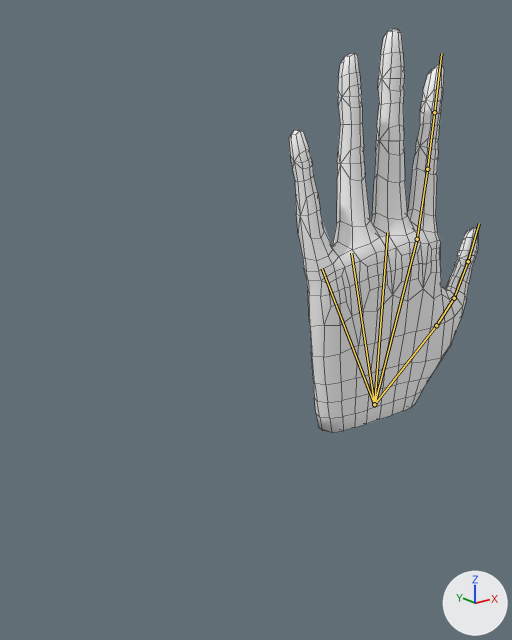
An edit to the FBX model ContiMeta/Assets/TutorialRoom/Animation/Menu.fbx, drawn before and after from the same camera.
Camera for both pictures: a 50 mm lens placed at (-12.53, -10.91, 7.89), pointed at (-2.77, 1.29, 3.01). Every picture has the same lights, and +X, +Y and +Z are marked at lower right. The bones that change are drawn over the model as lines. Mesh edges are drawn as thin lines.

The first picture shows 'Hand_Final'.
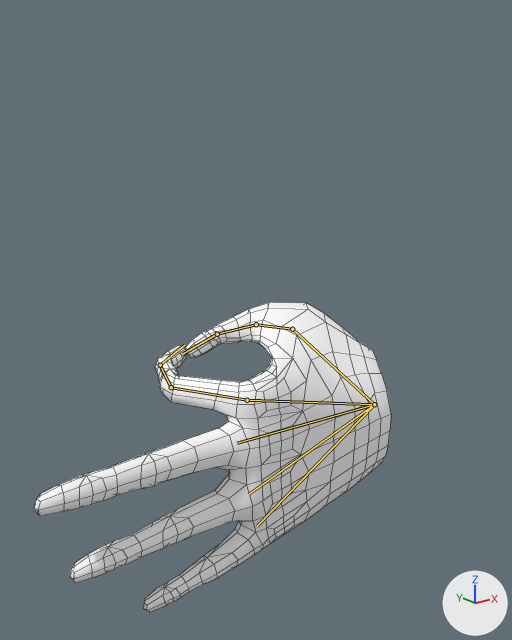
The newer file adds an action. The first version stands in its rest pose; the second is drawn at frame 51 of the action 'Scene'.

The edits, one by one:
Bone 'Thumb' (bone_thumb) turns from (0, 0, 0) to (79, -38, 16) degrees about its own x, y and z.
Bone 'Thumb.001' (bone_thumb_001) turns from (0, 0, 0) to (24, -17, 10) degrees about its own x, y and z.
Bone 'Thumb.002' (bone_thumb_002) turns from (0, 0, 0) to (6, -10, -14) degrees about its own x, y and z.
Bone 'Thumb.003' (bone_thumb_003) turns from (0, 0, 0) to (8, 33, -3) degrees about its own x, y and z.
Bone 'Middle' (bone_middle) turns from (0, 0, 0) to (88, 0, 0) degrees about its own x, y and z.
Bone 'Index' (bone_index) turns from (0, 0, 0) to (90, 0, 0) degrees about its own x, y and z.
Bone 'Index.001' (bone_index_001) turns from (0, 0, 0) to (0, -3, 50) degrees about its own x, y and z.
Bone 'Index.002' (bone_index_002) turns from (0, 0, 0) to (-2, -4, 62) degrees about its own x, y and z.
Bone 'Index.003' (bone_index_003) turns from (0, 0, 0) to (-1, -3, 38) degrees about its own x, y and z.
Bone 'Ring' (bone_ring) turns from (0, 0, 0) to (-90, 0, 0) degrees about its own x, y and z.
Bone 'Pinky' (bone_pinky) turns from (0, 0, 0) to (-90, 0, 0) degrees about its own x, y and z.

Where the change shows, as pixel boxes (x1, y1, x2, y2) in the pictures (512 x 640 px):
'Hand_Final', posed (88% wider, 23% shorter)
    before: (289, 29, 478, 433)
    after: (34, 302, 391, 612)
bone 'Thumb', root to tip
    before: (374, 404) to (436, 325)
    after: (374, 404) to (292, 329)
bone 'Thumb.001', root to tip
    before: (436, 325) to (454, 298)
    after: (292, 329) to (256, 324)
bone 'Thumb.002', root to tip
    before: (454, 298) to (468, 261)
    after: (256, 324) to (217, 334)
bone 'Thumb.003', root to tip
    before: (468, 261) to (479, 223)
    after: (217, 334) to (182, 354)
bone 'Middle', root to tip
    before: (374, 404) to (387, 232)
    after: (374, 404) to (237, 443)
bone 'Index', root to tip
    before: (374, 404) to (417, 239)
    after: (374, 404) to (247, 400)
bone 'Index.001', root to tip
    before: (417, 239) to (427, 169)
    after: (247, 400) to (171, 387)
bone 'Index.002', root to tip
    before: (427, 169) to (434, 112)
    after: (171, 387) to (160, 365)
bone 'Index.003', root to tip
    before: (434, 112) to (441, 53)
    after: (160, 365) to (184, 345)
bone 'Ring', root to tip
    before: (374, 404) to (351, 253)
    after: (374, 404) to (249, 494)
bone 'Pinky', root to tip
    before: (374, 404) to (322, 268)
    after: (374, 404) to (257, 526)
